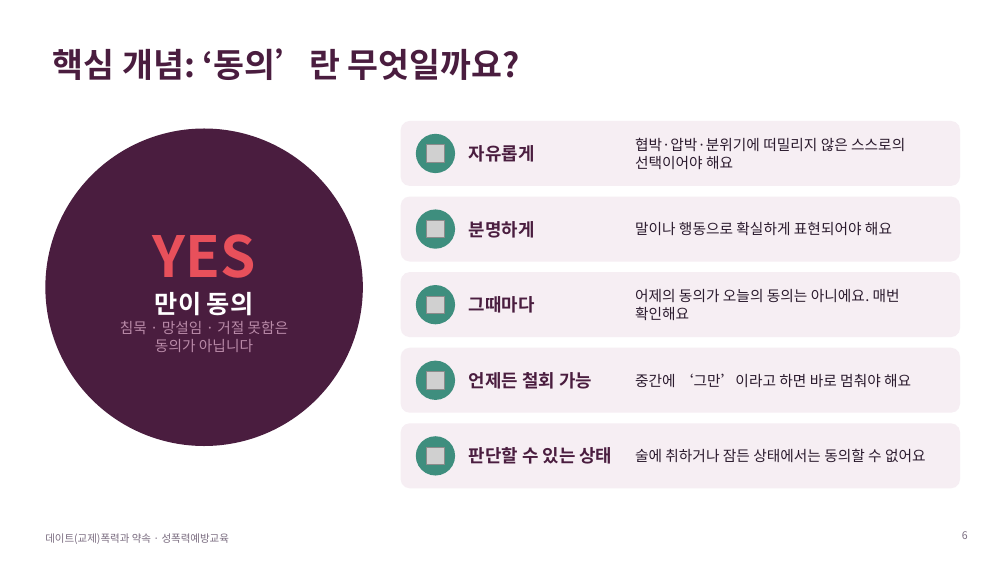
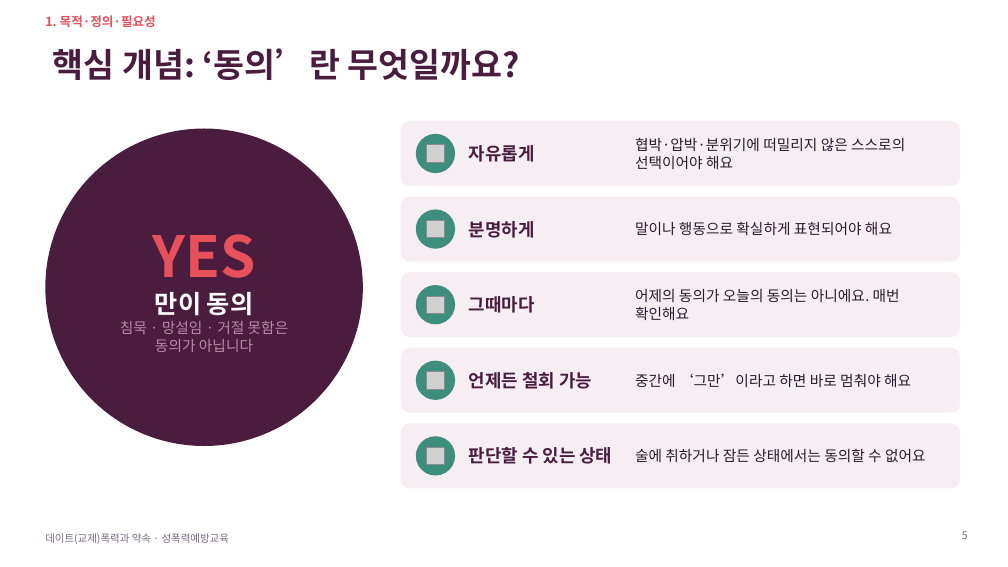
Before and after one commit to ash1234a/security-research-learning, a slide deck: slide 5 of 데이트폭력과_약속.pptx (slide 6 before the commit). Drawn at 1008x567 pixels with LibreOffice and Linux fonts; fonts in the diff are those of the drawing; grey boxes stand for pictures. Boxes give left, top, right and bottom in pixels: in the first picture for what was removed or moved away, otherwise in the second. Text is boxed around its words. In the diff, an @@ line names an element or a change of style, - is before the commit and + after.

```diff
--- a/데이트폭력과_약속.pptx
+++ b/데이트폭력과_약속.pptx
@@ text added at bbox=[45, 15, 156, 27], 12 pt, text #E8505B, bold @@
+1. 목적·정의·필요성
```
Also in this commit, not shown: 17 other slides changed, 9 slides added, 8 slides removed.
